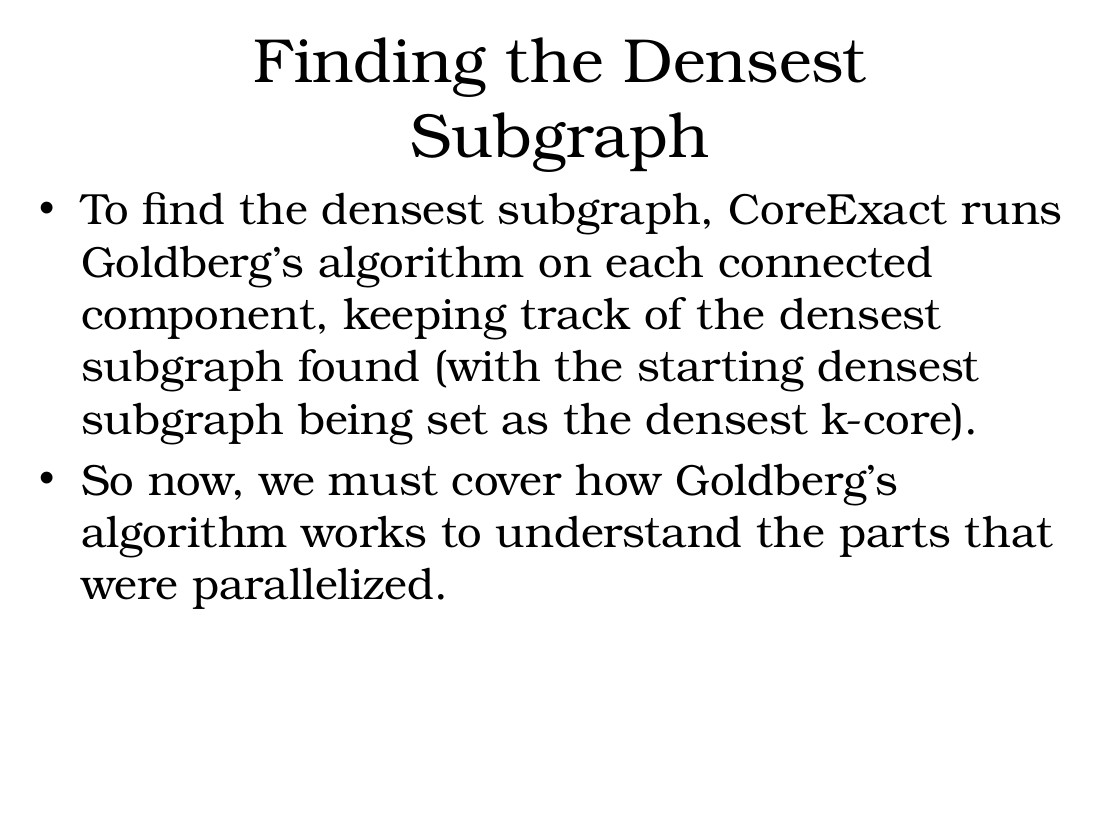
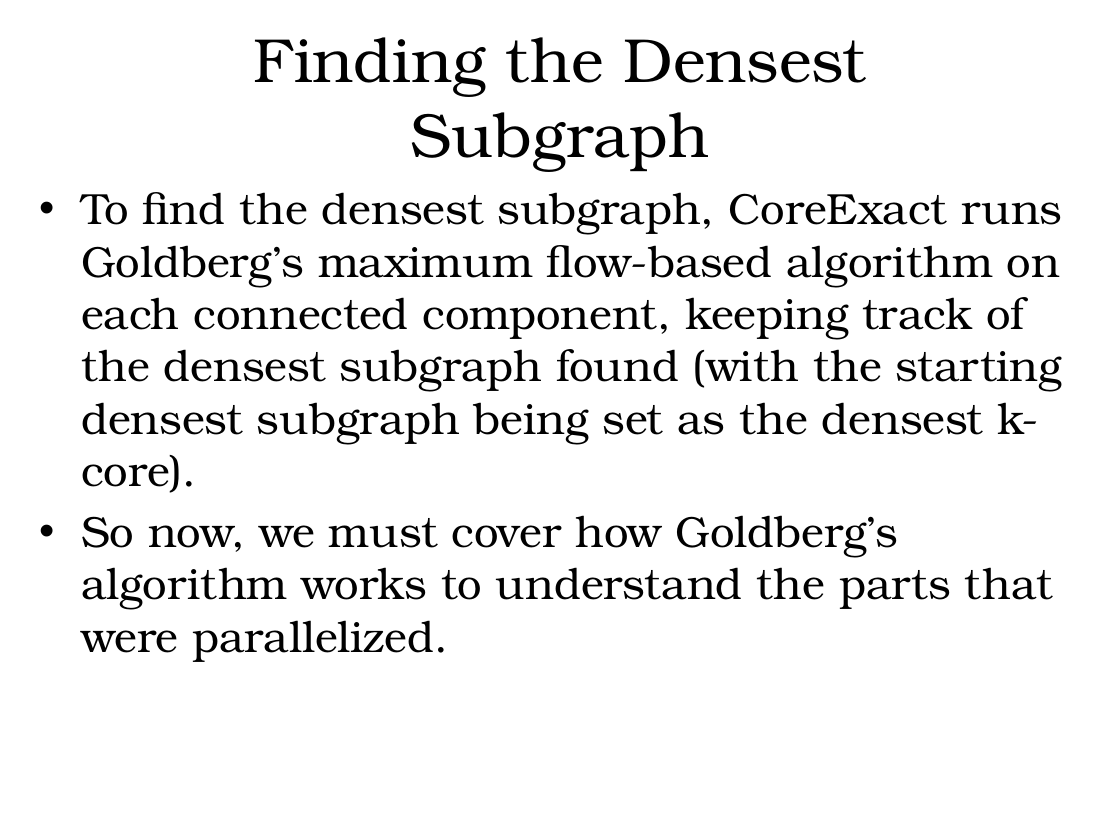
Before and after one commit to hgareau/DensestSubgraphDiscovery, a slide deck: slide 25 of Thesis Defense Presentation.pptx. Drawn at 1120x840 pixels with LibreOffice and Linux fonts; fonts in the diff are those of the drawing; background and template pictures are left out. Boxes give left, top, right and bottom in pixels: in the first picture for what was removed or moved away, otherwise in the second. Text is boxed around its words. In the diff, an @@ line names an element or a change of style, - is before the commit and + after.

```diff
--- a/Thesis Defense Presentation.pptx
+++ b/Thesis Defense Presentation.pptx
@@ text at (81,192,1062,493): text changed @@
-• To find the densest subgraph, CoreExact runs Goldberg’s algorithm on each connected component, keeping track of the densest subgraph found (with the starting densest subgraph being set as the densest k-core).
+• To find the densest subgraph, CoreExact runs Goldberg’s maximum flow-based algorithm on each connected component, keeping track of the densest subgraph found (with the starting densest subgraph being set as the densest k-core).
```
Also in this commit, not shown: 9 other slides changed, 1 slide added, 1 slide removed.
